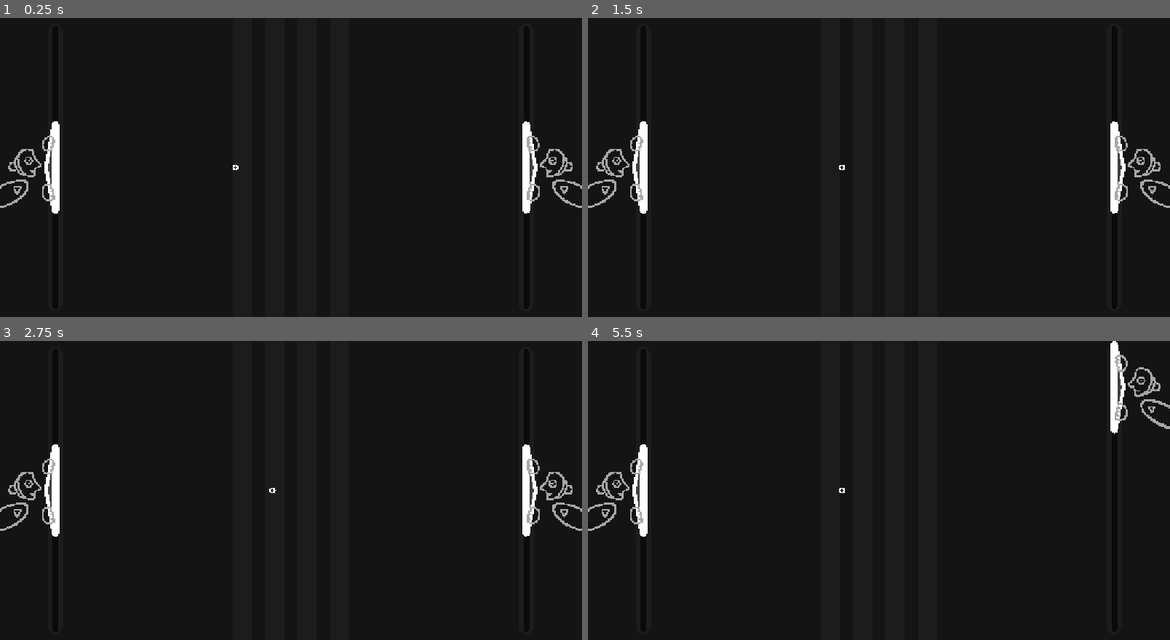
Above: before the commit, frames 1-4 (two rows, left to right).
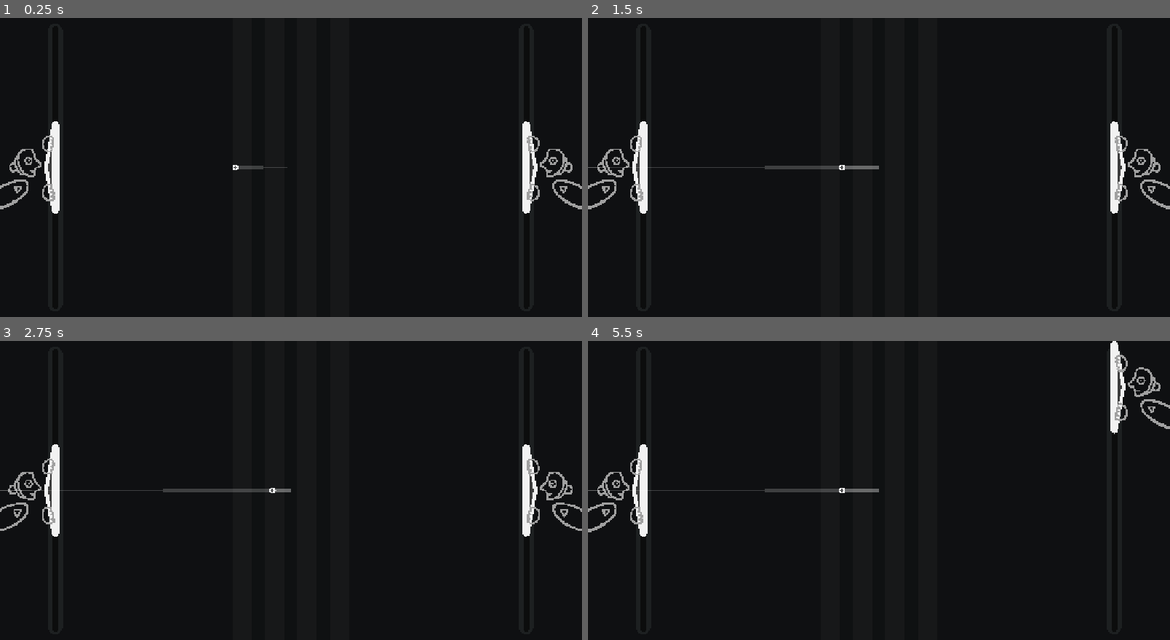
Above: after the commit, the same moments.

Repository: pixerhp/Pixers-Pong
Game: Godot game, scene res://scenes/topscenes/gameplay_topscene.tscn
Same seed, same stepped clock (60 frames per second), same inputs: the game is played once before the commit and once after it.
Inputs (mouse positions are in pixels of both pictures, inside the frame that each line leads up to):
- Up to frame 1 (0.25 s): no input
- Up to frame 2 (1.5 s): move the mouse to (1007, 152) at 0.52 s; hold Right (plr2_bump_right) 0.53-1.28 s; click (1007, 152) at 0.67 s; move the mouse to (762, 182) at 1.27 s; hold A (plr1_bump_left) from 1.28 s (still down)
- Up to frame 3 (2.75 s): move the mouse to (349, 424) at 2.02 s; release A (plr1_bump_left) at 2.03 s; hold Right (plr2_bump_right) from 2.03 s (still down)
- Up to frame 4 (5.5 s): move the mouse to (849, 550) at 2.77 s; release Right (plr2_bump_right) at 2.78 s; hold Up (plr2_up) 2.78-3.53 s; click (849, 550) at 2.92 s; move the mouse to (1053, 535) at 3.52 s; hold A (plr1_bump_left) from 3.53 s (still down); move the mouse to (704, 445) at 4.27 s; move the mouse to (908, 490) at 5.02 s; click (908, 490) at 5.17 s

The runs differ from the first frame. In frame 1, 0.3% of the frame differs, in the area x 0-100%, y 39-64%; in frame 2, 0.5%; in frame 3, 0.3%; in frame 4, 0.4%.

Commit message:
Add a splash of color

Diff:
--- a/scenes/paddle.tscn
+++ b/scenes/paddle.tscn
@@ -22,6 +22,7 @@
 height = 200.0
 
 [node name="Paddle" type="Node2D" unique_id=340420252]
+modulate = Color(0.95, 0.95, 0.95, 1)
 metadata/velocity = 0.0
 
 [node name="MeshContainer" type="Node2D" parent="." unique_id=24952529]
@@ -65,7 +66,7 @@
 unique_name_in_owner = true
 position = Vector2(-70, 0)
 animation = &"plr_idle"
-frame_progress = 0.9012822
+frame_progress = 0.38499087
 
 [node name="AreaCollider" type="Area2D" parent="." unique_id=905259053]
 unique_name_in_owner = true
--- a/scenes/topscenes/gameplay_topscene.tscn
+++ b/scenes/topscenes/gameplay_topscene.tscn
@@ -37,51 +37,51 @@
 [node name="BackgroundColorRect" type="ColorRect" parent="." unique_id=357506674]
 unique_name_in_owner = true
 custom_minimum_size = Vector2(1260, 648)
-offset_right = 40.0
-offset_bottom = 40.0
-color = Color(0.08, 0.08, 0.08, 1)
+offset_right = 1260.0
+offset_bottom = 648.0
+color = Color(0.0595, 0.0651, 0.07, 1)
 
 [node name="Centerline1" type="MeshInstance2D" parent="." unique_id=1529662606]
 unique_name_in_owner = true
-self_modulate = Color(0.10980392, 0.10980392, 0.10980392, 1)
+self_modulate = Color(0.09019608, 0.09411765, 0.09803922, 1)
 position = Vector2(630, 324)
 mesh = SubResource("QuadMesh_ks65t")
 
 [node name="Centerline2" type="MeshInstance2D" parent="Centerline1" unique_id=1439390228]
 unique_name_in_owner = true
-self_modulate = Color(0.078431375, 0.078431375, 0.078431375, 1)
+self_modulate = Color(0.05882353, 0.06666667, 0.07058824, 1)
 mesh = SubResource("QuadMesh_hx5ms")
 
-[node name="Centerline3" type="MeshInstance2D" parent="Centerline1/Centerline2" unique_id=1182626183]
+[node name="Centerline3" type="MeshInstance2D" parent="Centerline1/Centerline2" unique_id=1506464240]
 unique_name_in_owner = true
-self_modulate = Color(0.11, 0.11, 0.11, 1)
+self_modulate = Color(0.09019608, 0.09411765, 0.09803922, 1)
+mesh = SubResource("QuadMesh_u55sw")
+
+[node name="Centerline4" type="MeshInstance2D" parent="Centerline1/Centerline2/Centerline3" unique_id=535857456]
+unique_name_in_owner = true
+self_modulate = Color(0.05882353, 0.06666667, 0.07058824, 1)
 mesh = SubResource("QuadMesh_pyq0w")
-
-[node name="Centerline4" type="MeshInstance2D" parent="Centerline1/Centerline2/Centerline3" unique_id=511908044]
-unique_name_in_owner = true
-self_modulate = Color(0.078431375, 0.078431375, 0.078431375, 1)
-mesh = SubResource("QuadMesh_u55sw")
 
 [node name="LeftRailOuter" type="MeshInstance2D" parent="." unique_id=966295476]
 unique_name_in_owner = true
-self_modulate = Color(0.11, 0.11, 0.11, 1)
+self_modulate = Color(0.11439999, 0.12636, 0.13, 1)
 position = Vector2(120, 324)
 mesh = SubResource("CapsuleMesh_pyq0w")
 
 [node name="LeftRailInner" type="MeshInstance2D" parent="LeftRailOuter" unique_id=2030413950]
 unique_name_in_owner = true
-self_modulate = Color(0.04, 0.04, 0.04, 1)
+self_modulate = Color(0.0465, 0.05, 0.05, 1)
 mesh = SubResource("CapsuleMesh_u55sw")
 
 [node name="RightRailOuter" type="MeshInstance2D" parent="." unique_id=1312472268]
 unique_name_in_owner = true
-self_modulate = Color(0.11, 0.11, 0.11, 1)
+self_modulate = Color(0.11372549, 0.1254902, 0.12941177, 1)
 position = Vector2(1140, 324)
 mesh = SubResource("CapsuleMesh_pyq0w")
 
 [node name="RightRailInner" type="MeshInstance2D" parent="RightRailOuter" unique_id=559996426]
 unique_name_in_owner = true
-self_modulate = Color(0.04, 0.04, 0.04, 1)
+self_modulate = Color(0.047058824, 0.050980393, 0.050980393, 1)
 mesh = SubResource("CapsuleMesh_u55sw")
 
 [node name="LeftPaddle" parent="." unique_id=340420252 instance=ExtResource("3_ks65t")]
@@ -95,7 +95,6 @@
 
 [node name="BallTrail" type="Line2D" parent="." unique_id=1365490242]
 unique_name_in_owner = true
-visible = false
 width = 8.0
 width_curve = SubResource("Curve_pyq0w")
 default_color = Color(1, 1, 1, 0.19607843)
@@ -105,6 +104,7 @@
 position = Vector2(630, 324)
 
 [node name="BallMesh" type="MeshInstance2D" parent="Ball" unique_id=151043058]
+self_modulate = Color(0.95, 0.95, 0.95, 1)
 position = Vector2(-6.9999995, -6.9999995)
 scale = Vector2(14, 14)
 mesh = ExtResource("2_rncwu")
Not shown: 1 places in scenes/topscenes/gameplay_topscene.tscn that only renumber resources
